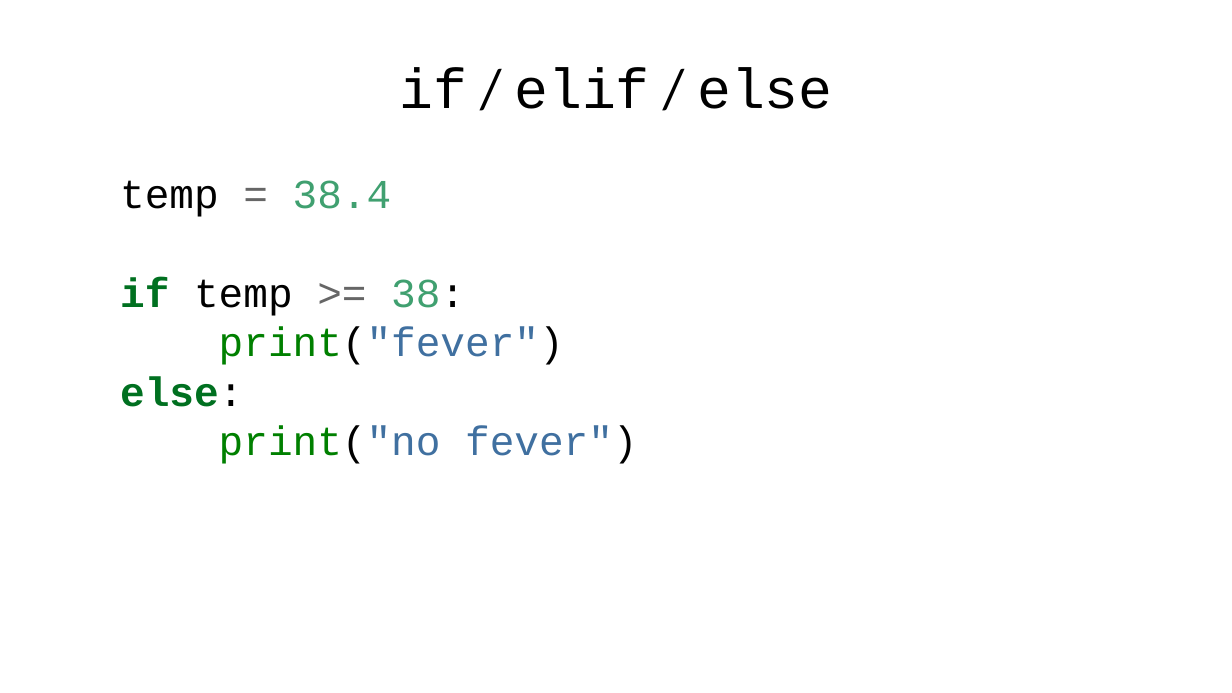
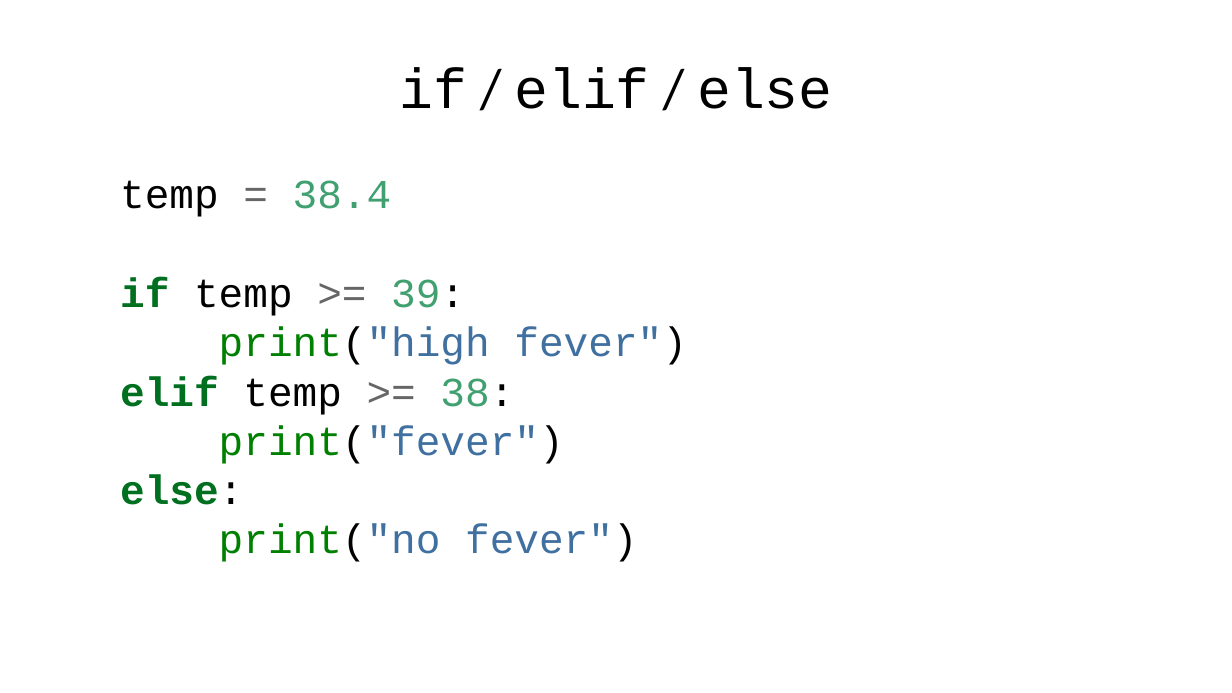
Before and after one commit to MICS-Lab/MS_SanteNum2026, a slide deck: slide 3 of Programming01/Session02/slides.pptx. Drawn at 1232x693 pixels with LibreOffice and Linux fonts; fonts in the diff are those of the drawing. Boxes give left, top, right and bottom in pixels: in the first picture for what was removed or moved away, otherwise in the second. Text is boxed around its words. In the diff, an @@ line names an element or a change of style, - is before the commit and + after.

```diff
--- a/Programming01/Session02/slides.pptx
+++ b/Programming01/Session02/slides.pptx
@@ text at (120,180,686,562): text changed @@
-temp = 38.4
-if temp >= 38:
-print("fever")
-else:
-print("no fever")
+temp = 38.4
+if temp >= 39:
+print("high fever")
+elif temp >= 38:
+print("fever")
+else:
+print("no fever")
```
Also in this commit, not shown: 1 other slide changed, 1 other file.
